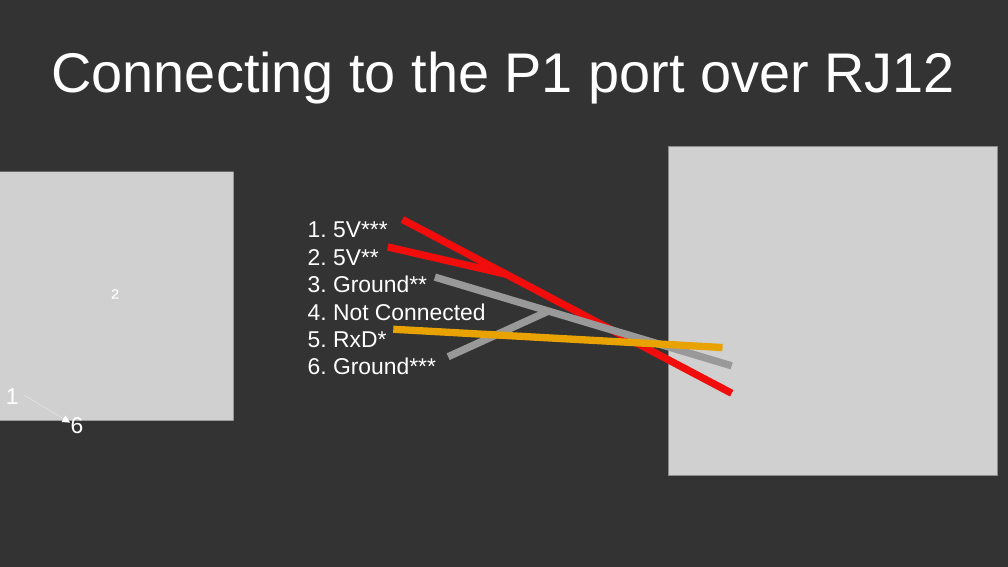
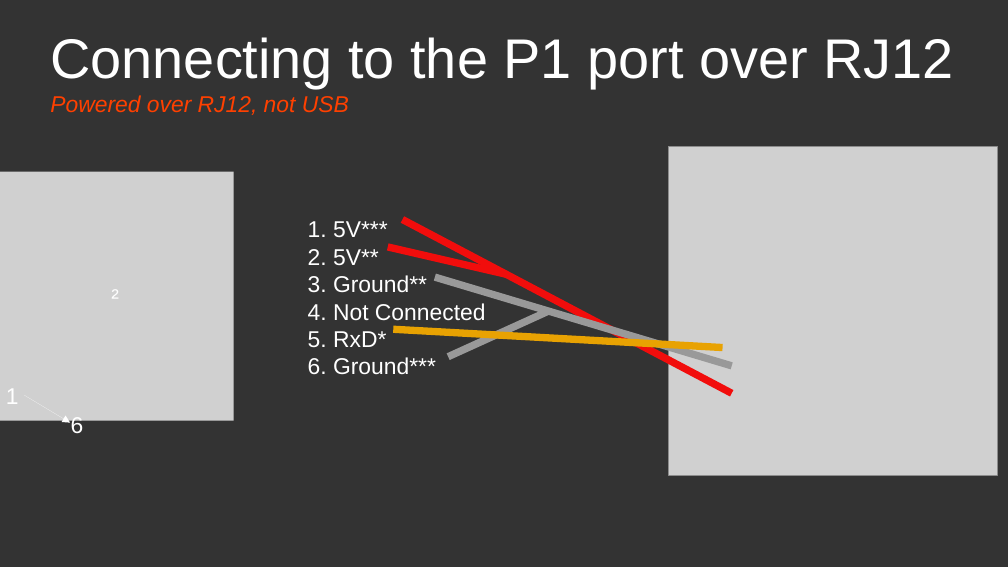
Before and after one commit to Raeymeister/BelgianSmartMeter2Domoticz, a slide deck: slide 12 of BelgianSmartMeter2DomoticzOverview.odp (slide 9 before the commit). Drawn at 1008x567 pixels with LibreOffice and Linux fonts; fonts in the diff are those of the drawing; grey boxes stand for pictures. Boxes give left, top, right and bottom in pixels: in the first picture for what was removed or moved away, otherwise in the second. Text is boxed around its words. In the diff, an @@ line names an element or a change of style, - is before the commit and + after.

```diff
--- a/BelgianSmartMeter2DomoticzOverview.odp
+++ b/BelgianSmartMeter2DomoticzOverview.odp
@@ title at bbox=[50, 37, 953, 115]: text changed @@
-Connecting to the P1 port over RJ12
+Connecting to the P1 port over RJ12
+Powered over RJ12, not USB
```
Also in this commit, not shown: 3 other slides changed, 1 slide added, 1 other file.
